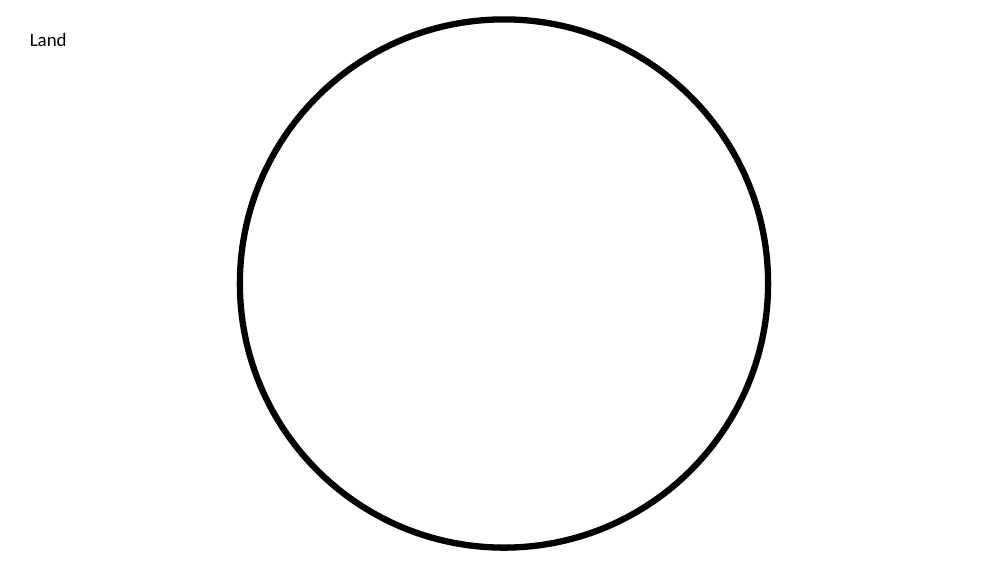
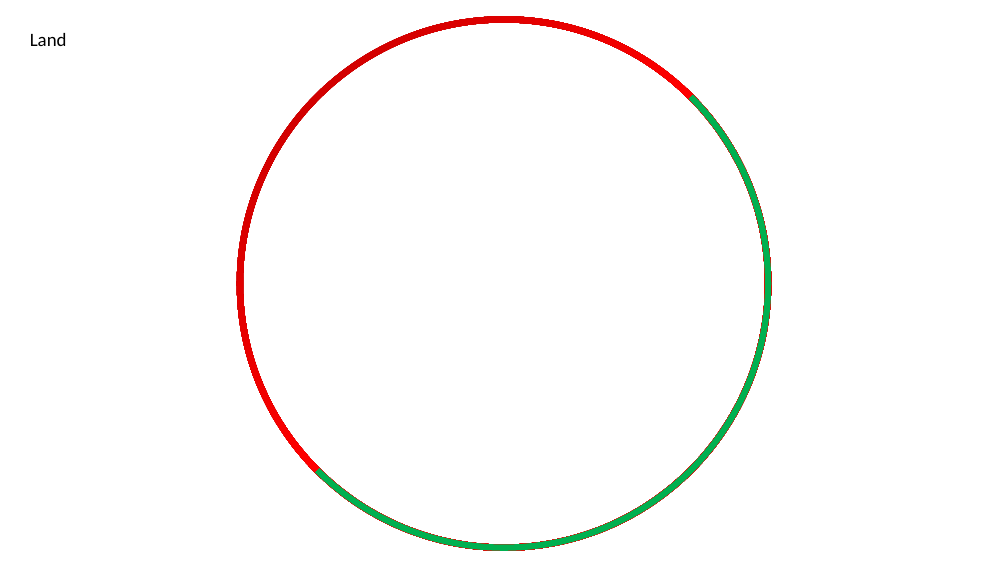
Before and after one commit to Nebulean/Electro-Pong, a slide deck: slide 9 of misc/assets.pptx. Drawn at 1008x567 pixels with LibreOffice and Linux fonts; fonts in the diff are those of the drawing. Boxes give left, top, right and bottom in pixels: in the first picture for what was removed or moved away, otherwise in the second. Text is boxed around its words. In the diff, an @@ line names an element or a change of style, - is before the commit and + after.

```diff
--- a/misc/assets.pptx
+++ b/misc/assets.pptx
@@ freeform shape at box(237, 16, 771, 551): fill #000000 to gradient #C00000 to #FF0000 to #00B050 to #00B14F @@
```
Also in this commit, not shown: 2 other slides changed.
